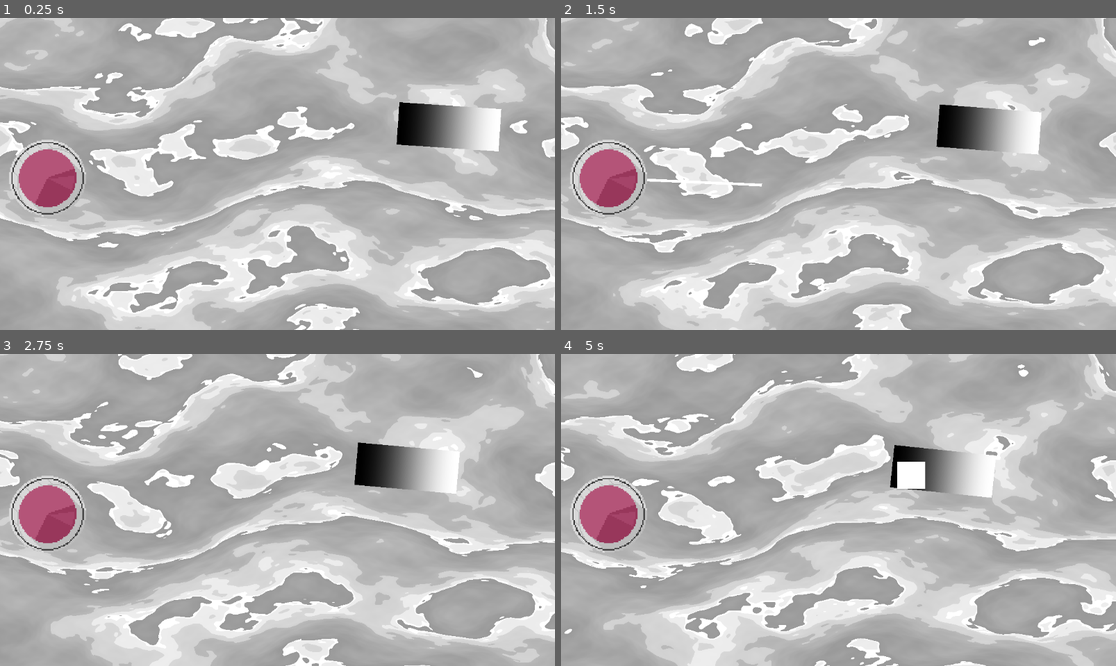
Above: before the commit, frames 1-4 (two rows, left to right).
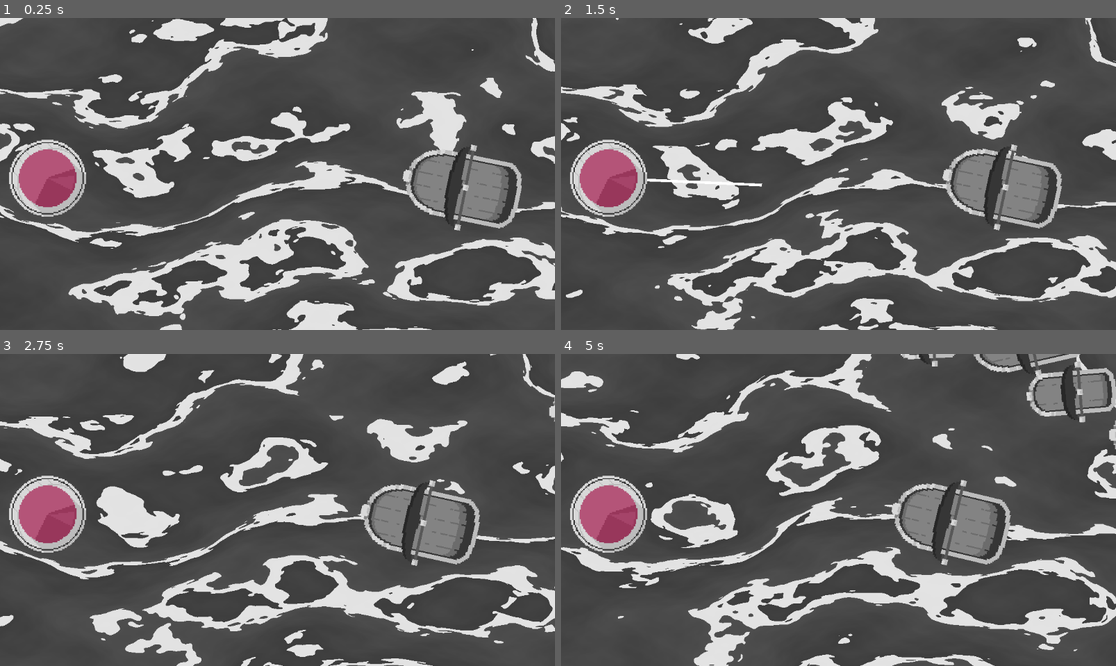
Above: after the commit, the same moments.

Repository: IdeaBanana/PashtetJam5
Game: Godot game, scene res://Scenes/GameScene.tscn
Same seed, same stepped clock (60 frames per second), same inputs: the game is played once before the commit and once after it. Sound files missing from this copy of the repository are replaced by a short silence.
Inputs (mouse positions are in pixels of both pictures, inside the frame that each line leads up to):
- Up to frame 1 (0.25 s): no input
- Up to frame 2 (1.5 s): move the mouse to (960, 158) at 0.52 s; click (960, 158) at 0.67 s; move the mouse to (727, 189) at 1.27 s; click (727, 189) at 1.42 s
- Up to frame 3 (2.75 s): move the mouse to (333, 441) at 2.02 s; click (333, 441) at 2.17 s
- Up to frame 4 (5 s): move the mouse to (810, 572) at 2.77 s; click (810, 572) at 2.92 s; move the mouse to (1005, 556) at 3.52 s; click (1005, 556) at 3.67 s; move the mouse to (672, 463) at 4.27 s; click (672, 463) at 4.42 s

The runs differ from the first frame. In frame 1, 85% of the frame differs, in the area x 0-100%, y 0-100%; in frame 2, 87%; in frame 3, 87%; in frame 4, 89%.

Commit message:
Change Spanwer

Diff:
--- a/Assets/new_resource.tres
+++ /dev/null
@@ -1,3 +0,0 @@
-[gd_resource type="Resource" format=3 uid="uid://knr47a1y7y1s"]
-
-[resource]
--- a/Scenes/FrigateShip.tscn
+++ b/Scenes/FrigateShip.tscn
@@ -1,30 +1,35 @@
-[gd_scene load_steps=9 format=3 uid="uid://srje0fgot51"]
+[gd_scene load_steps=10 format=3 uid="uid://srje0fgot51"]
 
 [ext_resource type="Script" path="res://Scripts/FrigateShip.gd" id="1_qih2q"]
-[ext_resource type="Script" path="res://Scenes/EnemyHp.gd" id="2_k1lfq"]
+[ext_resource type="Script" path="res://Scripts/Hp.gd" id="2_xgki1"]
 [ext_resource type="Script" path="res://Scripts/MortarAttack.gd" id="3_0t08t"]
 [ext_resource type="Script" path="res://Scripts/SloopShipMover.gd" id="4_xxkky"]
+[ext_resource type="Texture2D" uid="uid://bajo002ap84iw" path="res://Assets/image.png" id="5_tray7"]
 
-[sub_resource type="RectangleShape2D" id="RectangleShape2D_7u8jp"]
-size = Vector2(212, 88)
+[sub_resource type="CapsuleShape2D" id="CapsuleShape2D_npxbe"]
+radius = 79.5
+height = 264.0
 
 [sub_resource type="RectangleShape2D" id="RectangleShape2D_jk0m8"]
 size = Vector2(5876, 3940)
 
-[sub_resource type="Curve" id="Curve_pi1ub"]
-_data = [Vector2(0, 1), 0.0, 0.0, 0, 0, Vector2(1, 0), 0.0, 0.0, 0, 0]
-point_count = 2
+[sub_resource type="AtlasTexture" id="AtlasTexture_dhefs"]
+atlas = ExtResource("5_tray7")
+region = Rect2(192, 0, 48, 88)
 
-[sub_resource type="CurveTexture" id="CurveTexture_e84nc"]
-curve = SubResource("Curve_pi1ub")
+[sub_resource type="AtlasTexture" id="AtlasTexture_adgqj"]
+atlas = ExtResource("5_tray7")
+region = Rect2(64, 64, 64, 16)
 
 [node name="FrigateShip" type="CharacterBody2D" node_paths=PackedStringArray("hpNode")]
 script = ExtResource("1_qih2q")
 hpNode = NodePath("AbstractHp")
 
 [node name="AbstractHp" type="CollisionShape2D" parent="." node_paths=PackedStringArray("parent")]
-shape = SubResource("RectangleShape2D_7u8jp")
-script = ExtResource("2_k1lfq")
+position = Vector2(-12, 0.5)
+rotation = 1.5708
+shape = SubResource("CapsuleShape2D_npxbe")
+script = ExtResource("2_xgki1")
 parent = NodePath("..")
 
 [node name="MortarAttack" type="Area2D" parent="." node_paths=PackedStringArray("shipMover")]
@@ -43,7 +48,10 @@
 ship = NodePath("..")
 speed = 35.0
 
-[node name="Sprite2D" type="Sprite2D" parent="."]
-position = Vector2(8.34465e-07, -4.52995e-06)
-scale = Vector2(0.828125, 88)
-texture = SubResource("CurveTexture_e84nc")
+[node name="Body" type="Sprite2D" parent="."]
+rotation = 1.5708
+scale = Vector2(3, 3)
+texture = SubResource("AtlasTexture_dhefs")
+
+[node name="Mast" type="Sprite2D" parent="Body"]
+texture = SubResource("AtlasTexture_adgqj")
--- a/Scenes/GameScene.tscn
+++ b/Scenes/GameScene.tscn
@@ -1,10 +1,9 @@
-[gd_scene load_steps=6 format=3 uid="uid://3qqjie1vlg3t"]
+[gd_scene load_steps=5 format=3 uid="uid://3qqjie1vlg3t"]
 
 [ext_resource type="PackedScene" uid="uid://cbrs2jaw27o6m" path="res://Scenes/Lighthouse.tscn" id="1_h2odd"]
 [ext_resource type="PackedScene" uid="uid://d352acpult1hy" path="res://Scenes/Water.tscn" id="1_tn104"]
 [ext_resource type="PackedScene" uid="uid://dqft2lhu10ytd" path="res://Scenes/ShipSpawner.tscn" id="3_q0lko"]
-[ext_resource type="AudioStream" uid="uid://cyyi786jqlcjg" path="res://music/cannonshot1.wav" id="4_e5w5c"]
-[ext_resource type="PackedScene" uid="uid://srje0fgot51" path="res://Scenes/FrigateShip.tscn" id="5_xp451"]
+[ext_resource type="PackedScene" uid="uid://srje0fgot51" path="res://Scenes/FrigateShip.tscn" id="4_jgxo2"]
 
 [node name="GameScene" type="Node2D"]
 
@@ -17,10 +16,10 @@
 [node name="Spawner" parent="." instance=ExtResource("3_q0lko")]
 position = Vector2(-3, 3)
 
-[node name="AudioStreamPlayer2D" type="AudioStreamPlayer2D" parent="."]
-stream = ExtResource("4_e5w5c")
+[node name="FrigateShip" parent="." instance=ExtResource("4_jgxo2")]
+position = Vector2(957, 349)
 
-[node name="FrigateShip" parent="." instance=ExtResource("5_xp451")]
-position = Vector2(940, 225)
+[node name="GameMusic" type="AudioStreamPlayer2D" parent="."]
+position = Vector2(576, 324)
 
 [editable path="Lighthouse"]
--- a/Scenes/GunBoatShip.tscn
+++ b/Scenes/GunBoatShip.tscn
@@ -1,19 +1,31 @@
-[gd_scene load_steps=5 format=3 uid="uid://qrn4imf7fx0y"]
+[gd_scene load_steps=8 format=3 uid="uid://qrn4imf7fx0y"]
 
 [ext_resource type="Script" path="res://Scripts/GunBoat.gd" id="1_uj04s"]
-[ext_resource type="Script" path="res://Scenes/EnemyHp.gd" id="2_5lixi"]
+[ext_resource type="Script" path="res://Scripts/Hp.gd" id="2_sbpl8"]
 [ext_resource type="Script" path="res://Scripts/GunboatMover.gd" id="3_k7f4t"]
+[ext_resource type="Texture2D" uid="uid://bajo002ap84iw" path="res://Assets/image.png" id="4_m88n3"]
 
-[sub_resource type="RectangleShape2D" id="RectangleShape2D_17vnk"]
-size = Vector2(196, 104)
+[sub_resource type="CapsuleShape2D" id="CapsuleShape2D_gn51t"]
+radius = 48.9976
+height = 149.998
+
+[sub_resource type="AtlasTexture" id="AtlasTexture_gjqmu"]
+atlas = ExtResource("4_m88n3")
+region = Rect2(128, 8, 32, 48)
+
+[sub_resource type="AtlasTexture" id="AtlasTexture_44b2x"]
+atlas = ExtResource("4_m88n3")
+region = Rect2(128, 64, 48, 16)
 
 [node name="EnemyShip" type="CharacterBody2D" node_paths=PackedStringArray("hpNode")]
 script = ExtResource("1_uj04s")
 hpNode = NodePath("Collision")
 
 [node name="Collision" type="CollisionShape2D" parent="." node_paths=PackedStringArray("parent")]
-shape = SubResource("RectangleShape2D_17vnk")
-script = ExtResource("2_5lixi")
+position = Vector2(-5, 0)
+rotation = 1.57198
+shape = SubResource("CapsuleShape2D_gn51t")
+script = ExtResource("2_sbpl8")
 parent = NodePath("..")
 
 [node name="ShipMover" type="Node2D" parent="." node_paths=PackedStringArray("ship")]
@@ -21,9 +33,10 @@
 ship = NodePath("..")
 speed = 75.0
 
-[node name="ColorRect" type="ColorRect" parent="."]
-offset_left = -98.0
-offset_top = -52.0
-offset_right = 98.0
-offset_bottom = 52.0
-color = Color(0.111197, 0.111197, 0.111197, 1)
+[node name="ShipBody" type="Sprite2D" parent="."]
+rotation = 1.5708
+scale = Vector2(2.90695, 2.90695)
+texture = SubResource("AtlasTexture_gjqmu")
+
+[node name="Mast" type="Sprite2D" parent="ShipBody"]
+texture = SubResource("AtlasTexture_44b2x")
--- a/Scenes/Lighthouse.tscn
+++ b/Scenes/Lighthouse.tscn
@@ -1,11 +1,10 @@
-[gd_scene load_steps=11 format=3 uid="uid://cbrs2jaw27o6m"]
+[gd_scene load_steps=10 format=3 uid="uid://cbrs2jaw27o6m"]
 
 [ext_resource type="Script" path="res://Scripts/Lighthouse.gd" id="1_8up3y"]
+[ext_resource type="Script" path="res://Scripts/Hp.gd" id="2_18s0u"]
 [ext_resource type="Script" path="res://Scripts/LightWeapon.gd" id="2_f3un0"]
-[ext_resource type="Script" path="res://Scenes/EnemyHp.gd" id="2_s6hv3"]
 [ext_resource type="Script" path="res://Scripts/Light.gd" id="3_ou5cv"]
 [ext_resource type="Texture2D" uid="uid://bajo002ap84iw" path="res://Assets/image.png" id="5_2qnln"]
-[ext_resource type="AudioStream" uid="uid://dru5cnemjma4y" path="res://music/playerhit1.wav" id="6_52kuq"]
 
 [sub_resource type="CircleShape2D" id="CircleShape2D_cmi1n"]
 radius = 81.0247
@@ -26,9 +25,10 @@
 HpNode = NodePath("AbstractHp")
 AttackNode = NodePath("Light/LightAttack")
 
-[node name="AbstractHp" type="CollisionShape2D" parent="."]
+[node name="AbstractHp" type="CollisionShape2D" parent="." node_paths=PackedStringArray("parent")]
 shape = SubResource("CircleShape2D_cmi1n")
-script = ExtResource("2_s6hv3")
+script = ExtResource("2_18s0u")
+parent = NodePath("..")
 
 [node name="Light" type="RayCast2D" parent="." node_paths=PackedStringArray("light")]
 target_position = Vector2(111, 0)
@@ -61,6 +61,3 @@
 position = Vector2(3.8147e-06, 0)
 scale = Vector2(2.5, 2.5)
 texture = SubResource("AtlasTexture_tr3j7")
-
-[node name="AudioStreamPlayer2D" type="AudioStreamPlayer2D" parent="."]
-stream = ExtResource("6_52kuq")
--- a/Scenes/SloopShip.tscn
+++ b/Scenes/SloopShip.tscn
@@ -1,23 +1,34 @@
-[gd_scene load_steps=7 format=3 uid="uid://d0e4eom1gx2vy"]
+[gd_scene load_steps=10 format=3 uid="uid://d0e4eom1gx2vy"]
 
 [ext_resource type="Script" path="res://Scripts/SloopShip.gd" id="1_cs8ip"]
-[ext_resource type="Script" path="res://Scenes/EnemyHp.gd" id="2_qpqq2"]
+[ext_resource type="Script" path="res://Scripts/Hp.gd" id="2_km73t"]
 [ext_resource type="Script" path="res://Scripts/SloopShipMover.gd" id="3_8ugg2"]
 [ext_resource type="Script" path="res://Scripts/MortarAttack.gd" id="4_e3svh"]
+[ext_resource type="Texture2D" uid="uid://bajo002ap84iw" path="res://Assets/image.png" id="5_v70y7"]
 
-[sub_resource type="RectangleShape2D" id="RectangleShape2D_n4as1"]
-size = Vector2(234, 116)
+[sub_resource type="CapsuleShape2D" id="CapsuleShape2D_tfd3t"]
+radius = 53.0
+height = 208.0
 
 [sub_resource type="RectangleShape2D" id="RectangleShape2D_ysy3y"]
 size = Vector2(9796, 8120)
+
+[sub_resource type="AtlasTexture" id="AtlasTexture_5arao"]
+atlas = ExtResource("5_v70y7")
+region = Rect2(160, 0, 32, 64)
+
+[sub_resource type="AtlasTexture" id="AtlasTexture_78ius"]
+atlas = ExtResource("5_v70y7")
+region = Rect2(128, 64, 48, 16)
 
 [node name="SloopShip" type="CharacterBody2D" node_paths=PackedStringArray("hpNode")]
 script = ExtResource("1_cs8ip")
 hpNode = NodePath("AbstractHp")
 
 [node name="AbstractHp" type="CollisionShape2D" parent="." node_paths=PackedStringArray("parent")]
-shape = SubResource("RectangleShape2D_n4as1")
-script = ExtResource("2_qpqq2")
+rotation = 1.5708
+shape = SubResource("CapsuleShape2D_tfd3t")
+script = ExtResource("2_km73t")
 parent = NodePath("..")
 
 [node name="ShipMover" type="Node2D" parent="." node_paths=PackedStringArray("area", "ship")]
@@ -36,9 +47,10 @@
 [node name="CollisionShape2D" type="CollisionShape2D" parent="AbstractAttack"]
 shape = SubResource("RectangleShape2D_ysy3y")
 
-[node name="ColorRect" type="ColorRect" parent="."]
-offset_left = -117.0
-offset_top = -58.0
-offset_right = 117.0
-offset_bottom = 58.0
-color = Color(0.60933, 0.60933, 0.60933, 1)
+[node name="ShipBody" type="Sprite2D" parent="."]
+rotation = 1.5708
+scale = Vector2(3, 3)
+texture = SubResource("AtlasTexture_5arao")
+
+[node name="Mast" type="Sprite2D" parent="ShipBody"]
+texture = SubResource("AtlasTexture_78ius")
--- a/Scenes/Water.tscn
+++ b/Scenes/Water.tscn
@@ -44,14 +44,14 @@
 [sub_resource type="ShaderMaterial" id="ShaderMaterial_gsbav"]
 shader = SubResource("Shader_2h2a3")
 shader_parameter/R = Vector2(0.8, 1.235)
-shader_parameter/scale = 1.655
-shader_parameter/speed = 0.1
-shader_parameter/direction = Vector3(1, 1, 0)
+shader_parameter/scale = 1.705
+shader_parameter/speed = 0.05
+shader_parameter/direction = Vector3(4.224, 4.856, -2.231)
 shader_parameter/distortion = 0.37
 shader_parameter/layers = 1.27
-shader_parameter/shades = 3.0
+shader_parameter/shades = -1.195
 shader_parameter/steps = 6
-shader_parameter/tint = Vector3(1, 1, 1)
+shader_parameter/tint = Vector3(0.4, 0.4, 0.4)
 
 [sub_resource type="Curve" id="Curve_q5ovs"]
 _data = [Vector2(0.510989, 1), 0.0, 0.0, 0, 0]
--- a/Scenes/EnemyHp.gd
+++ b/Scripts/EnemyHp.gd
@@ -1,6 +1,7 @@
 extends AbstractHp
 
 class_name EnemyHp
+
 func ApplyDie():
 	var shipSink = AudioStreamPlayer2D.new()
 	shipSink.stream = preload("res://music/watersplash.wav")
--- a/Scripts/EnemyShip.gd
+++ b/Scripts/EnemyShip.gd
@@ -1,6 +1,8 @@
 extends CharacterBody2D
 
 class_name EnemyShip
+
 @export var hpNode: AbstractHp
+
 func GetHpNode() -> AbstractHp:
 	return hpNode
--- a/Scripts/Lighthouse.gd
+++ b/Scripts/Lighthouse.gd
@@ -4,10 +4,7 @@
 
 @export var HpNode: AbstractHp
 @export var AttackNode: AbstractAttack
-func _ready():
-	HpNode.damaged.connect(onAttack)
-func onAttack():
-	$AudioStreamPlayer2D.play()
+
 func GetHpNode() -> AbstractHp:
 	return HpNode
 
--- a/Scripts/MortarAttack.gd
+++ b/Scripts/MortarAttack.gd
@@ -4,9 +4,7 @@
 
 @export var mortarQuantity: int = 1
 @export var shipMover: SloopShipMover
-@export var cannonshot_1 = preload("res://music/cannonshot1.wav")
-@export var cannonshot_3 = preload("res://music/cannonshot3.wav")
-@export var cannonshot_4 = preload("res://music/cannonshot4.wav")
+
 @export_group("Core")
 @export var mortarCore := preload("res://Scenes/MortarCore.tscn")
 
@@ -23,13 +21,6 @@
 			coreInstance.SetTarget(house[0].global_position)
 			coreInstance.global_position = global_position
 			get_tree().current_scene.add_child(coreInstance)
-			var cannonfxPlayer = AudioStreamPlayer2D.new()
-			var randomfxarray = [cannonshot_1, cannonshot_3, cannonshot_4]
-			cannonfxPlayer.stream = randomfxarray.pick_random()
-			add_child(cannonfxPlayer)
-			cannonfxPlayer.play()
-			await cannonfxPlayer.finished
-			cannonfxPlayer.queue_free()
 	Reload()
 
 func Reload():
--- a/Scripts/Spawner.gd
+++ b/Scripts/Spawner.gd
@@ -2,16 +2,16 @@
 
 class_name ShipSpawner
 
+#region Export
 @export_group("Nodes")
 @export var spawnMarkerParent: Node
 @export var spawnTimer: Timer
 
 @export_group("Sheeps")
-@export var gunBoatShip: PackedScene =  preload("res://Scenes/GunBoatSheep.tscn")
+@export var gunBoatShip: PackedScene =  preload("res://Scenes/GunBoatShip.tscn")
 @export var sloopShip: PackedScene = preload("res://Scenes/SloopShip.tscn")
 @export var frigateShip: PackedScene = preload("res://Scenes/FrigateShip.tscn")
 var shipArray: Array[PackedScene]
-var currentSceneShips: Array[EnemyShip]
 
 @export_group("Round")
 @export var currentRound: int
@@ -19,16 +19,34 @@
 
 @export_group("Random")
 @export var maxSpawn: int = 2
-var prevSpawnArray: Array[Marker2D]
 @export_subgroup("time")
 @export var maxSpawnTime: float = 3.0
 @export var minSpawnTime: float = 0.5
+#endregion
+
+var randomShip: EnemyShip
+var randomSpawn: Marker2D
 
 func _ready():
-	pass
+	shipArray = [gunBoatShip, sloopShip, frigateShip]
+	randomize()
+	spawnTimer.autostart = true
+	spawnTimer.start(randf_range(minSpawnTime, maxSpawn))
+	spawnTimer.timeout.connect(_OnSpawnTimerTimeout)
 
-func GetRandomShip():
-	pass
+func _OnSpawnTimerTimeout():
+	randomShip = GetRandomShip()
+	randomSpawn = GetRandomSpawn()
+	SpawnShip()
 
-func GetRandomSpawn():
-	pass
+func SpawnShip(ship: EnemyShip = randomShip, spawn: Marker2D = randomSpawn):
+	ship.global_position = spawn.global_position
+	get_tree().current_scene.add_child(ship)
+
+func GetRandomShip() -> EnemyShip:
+	return shipArray[randi()%shipArray.size()].instantiate()
+
+func GetRandomSpawn() -> Marker2D:
+	var filteredArray := spawnMarkerParent.get_children().filter(func(child): return child is Marker2D)
+	var randomMarker := spawnMarkerParent.get_child(spawnMarkerParent.get_children().find(filteredArray[randi_range(0, filteredArray.size()-1)]))
+	return randomMarker
